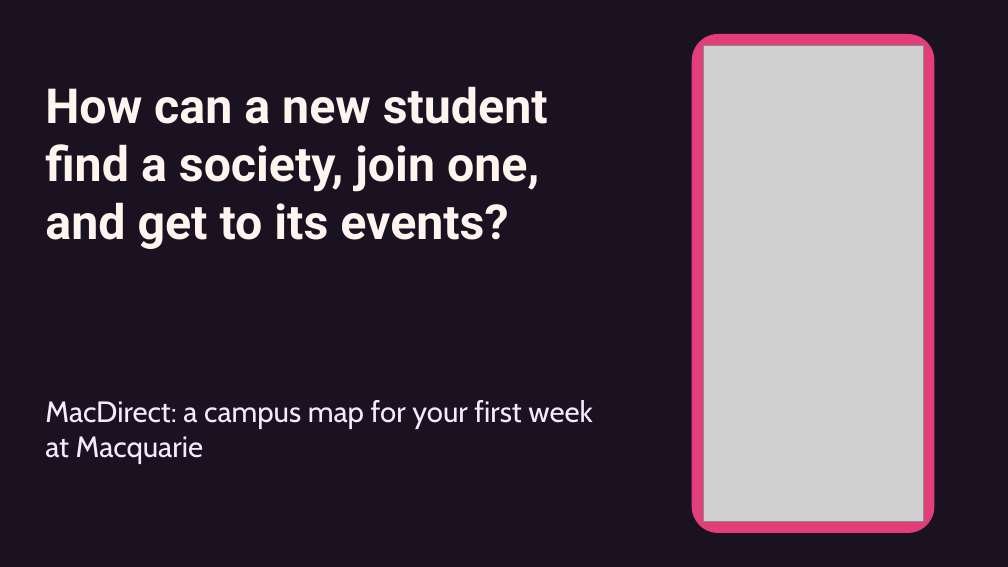
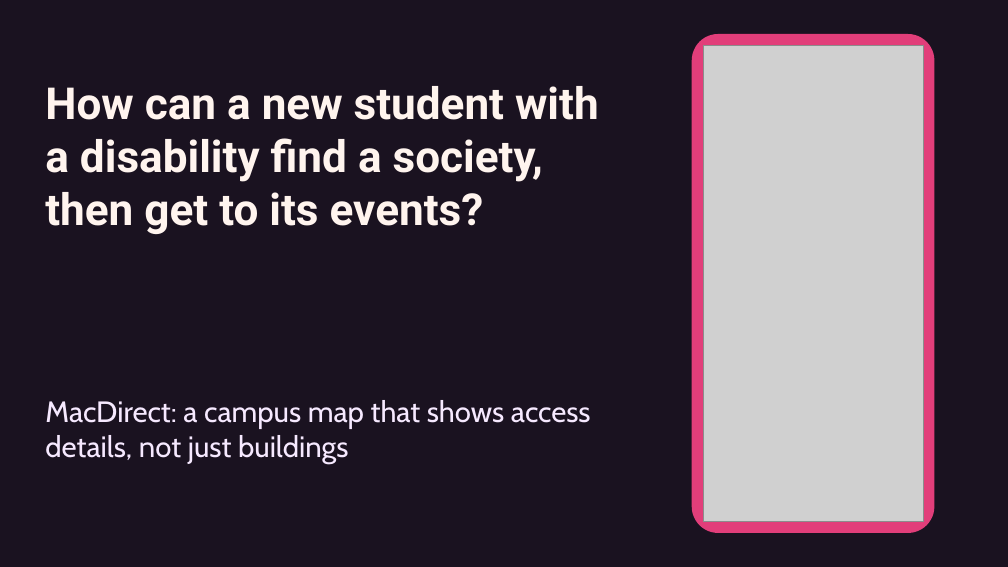
Before and after one commit to anjlaisup2hubgit/MacDirect, a slide deck: slide 1 of slides/MacDirect-5-min-talk.pptx. Drawn at 1008x567 pixels with LibreOffice and Linux fonts; fonts in the diff are those of the drawing; grey boxes stand for pictures. Boxes give left, top, right and bottom in pixels: in the first picture for what was removed or moved away, otherwise in the second. Text is boxed around its words. In the diff, an @@ line names an element or a change of style, - is before the commit and + after.

```diff
--- a/slides/MacDirect-5-min-talk.pptx
+++ b/slides/MacDirect-5-min-talk.pptx
@@ text at (x1=45, y1=86, x2=599, y2=234): text changed; size 46 to 42 pt @@
-How can a new student find a society, join one, and get to its events?
+How can a new student with a disability find a society, then get to its events?
@@ text at (x1=45, y1=400, x2=591, y2=464): text changed @@
-MacDirect: a campus map for your first week at Macquarie
+MacDirect: a campus map that shows access details, not just buildings
```
Also in this commit, not shown: 3 other slides changed, 1 slide added, 1 slide removed.
